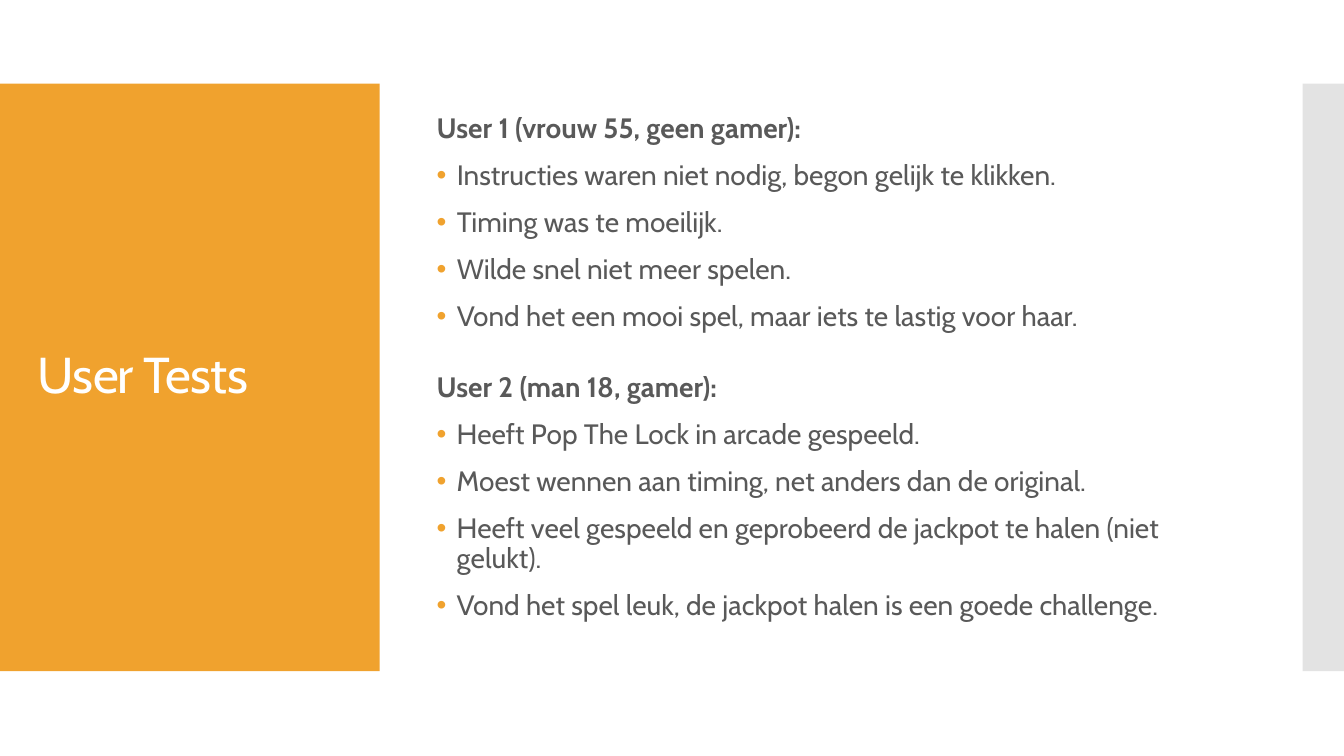
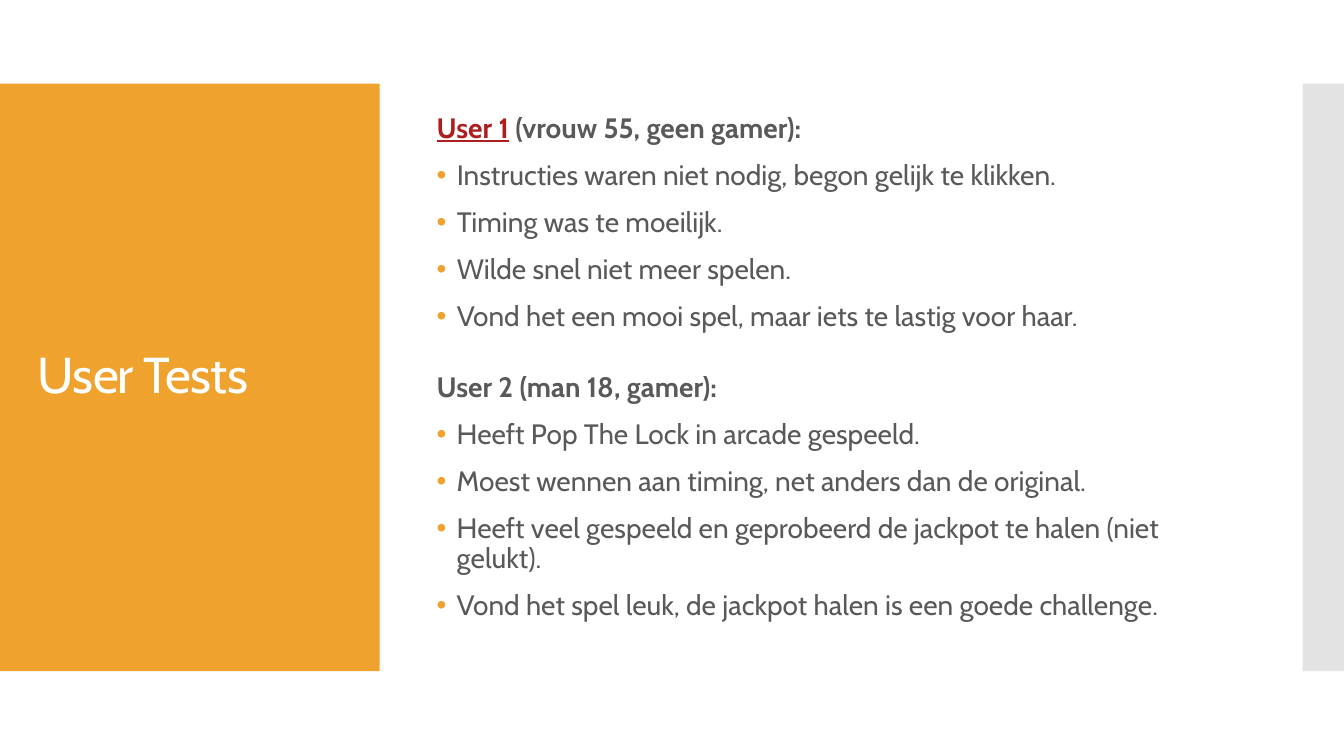
Before and after one commit to stellarubsaam/SpecialInputOutput, a slide deck: slide 14 of Documentatie/Special Input.pptx. Drawn at 1344x756 pixels with LibreOffice and Linux fonts; fonts in the diff are those of the drawing. Boxes give left, top, right and bottom in pixels: in the first picture for what was removed or moved away, otherwise in the second. Text is boxed around its words. In the diff, an @@ line names an element or a change of style, - is before the commit and + after.

```diff
--- a/Documentatie/Special Input.pptx
+++ b/Documentatie/Special Input.pptx
@@ text at <box>437,117,801,144</box>: text colour #595959 to #AD1F1F, underline on in "User 1" @@
```
Also in this commit, not shown: 1 other file.
